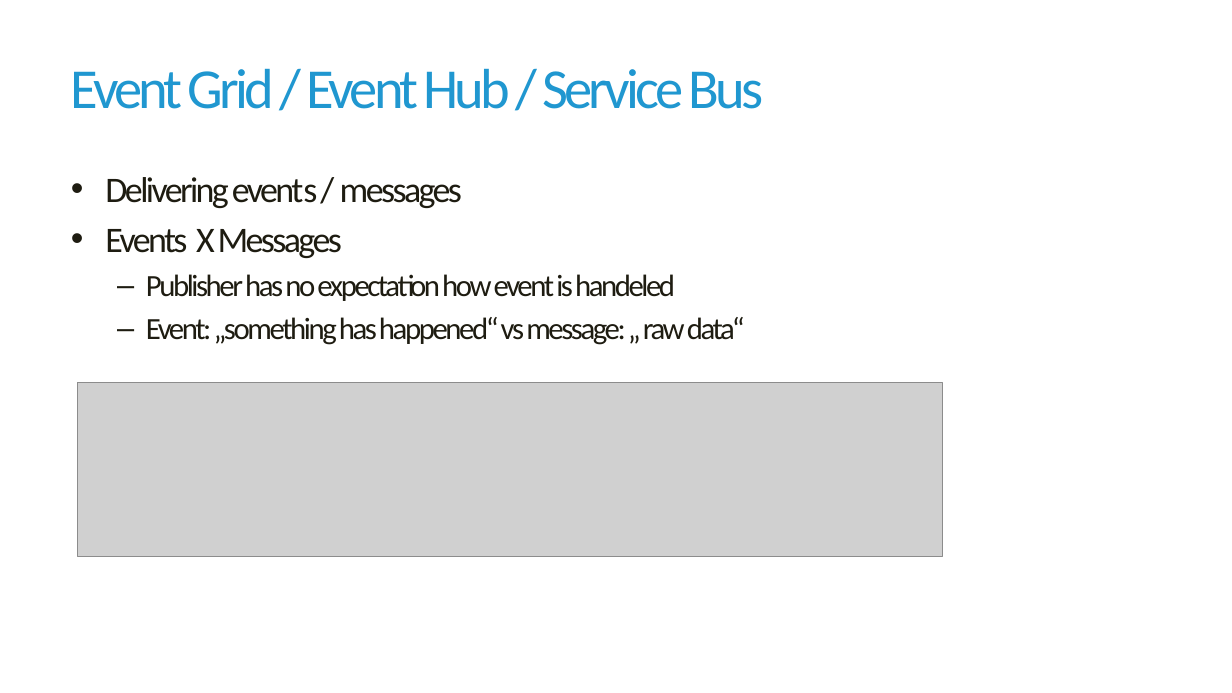
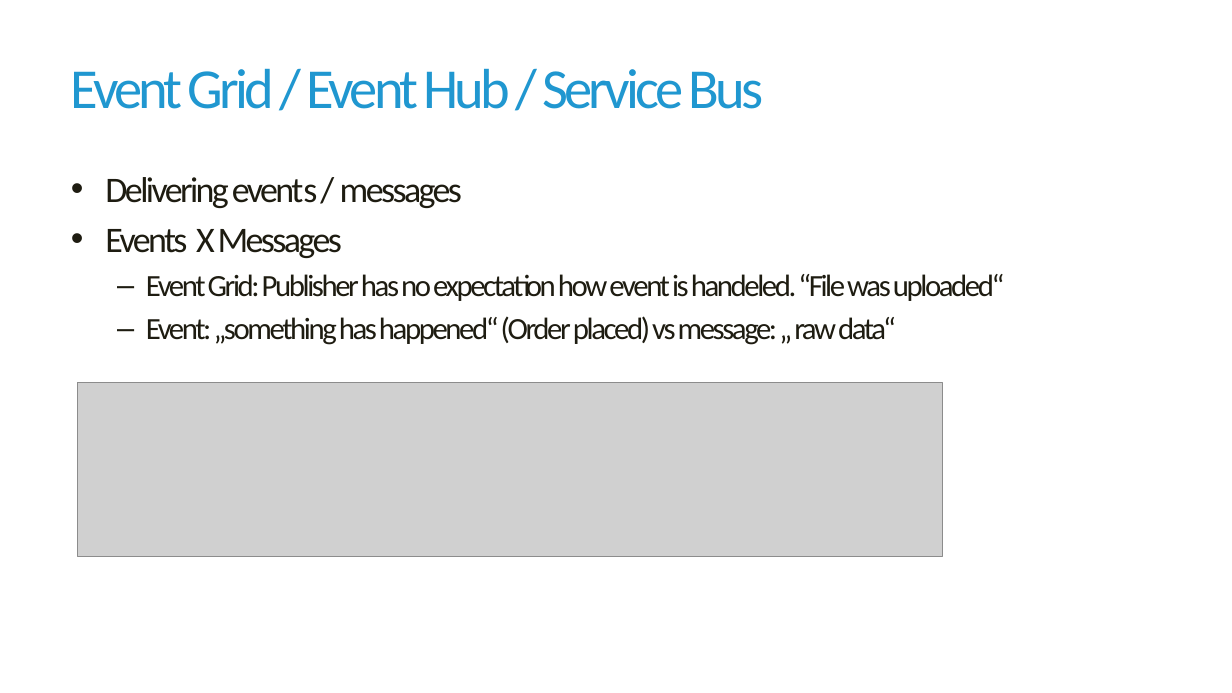
Before and after one commit to havit/CloudApplicationsDevelopment, a slide deck: slide 8 of Lab7-Serverless/Serverless-computing.pptx. Drawn at 1232x693 pixels with LibreOffice and Linux fonts; fonts in the diff are those of the drawing; grey boxes stand for pictures; background and template pictures are left out. Boxes give left, top, right and bottom in pixels: in the first picture for what was removed or moved away, otherwise in the second. Text is boxed around its words. In the diff, an @@ line names an element or a change of style, - is before the commit and + after.

```diff
--- a/Lab7-Serverless/Serverless-computing.pptx
+++ b/Lab7-Serverless/Serverless-computing.pptx
@@ text at [146,274,1004,345]: text changed @@
-  – Publisher has no expectation how event is handeled
-  – Event: „something has happened“ vs message: „ raw data“
+  – Event Grid: Publisher has no expectation how event is handeled. “File was uploaded“
+  – Event: „something has happened“ (Order placed) vs message: „ raw data“
```
Also in this commit, not shown: 5 other slides changed, 1 other file.
